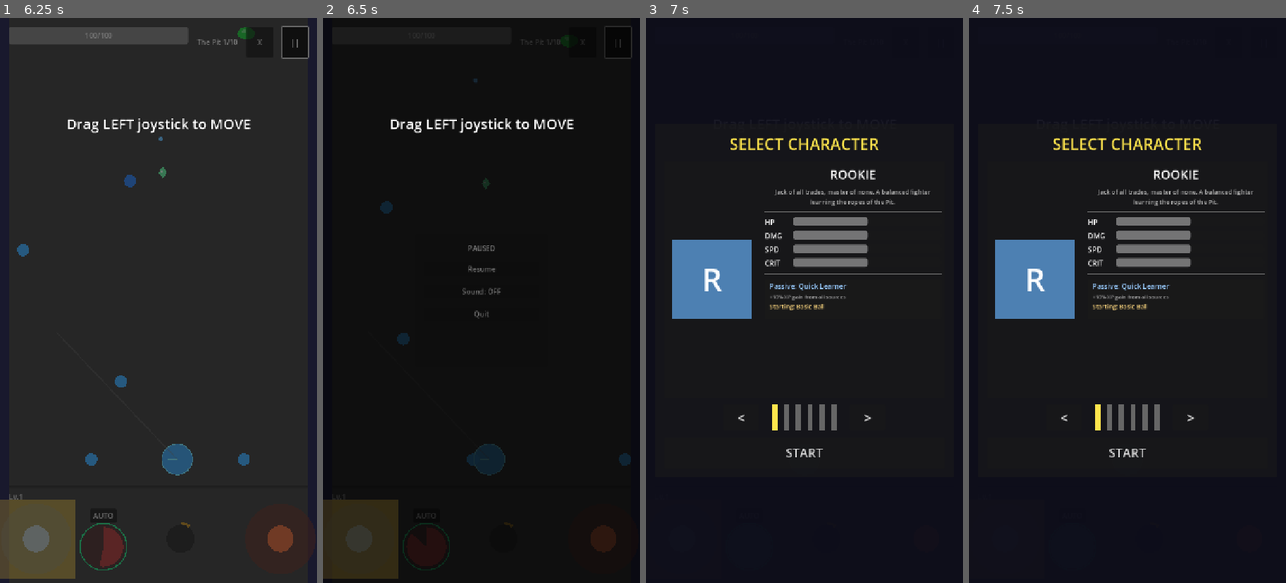
Above: before the commit, frames 1-4 (left to right).
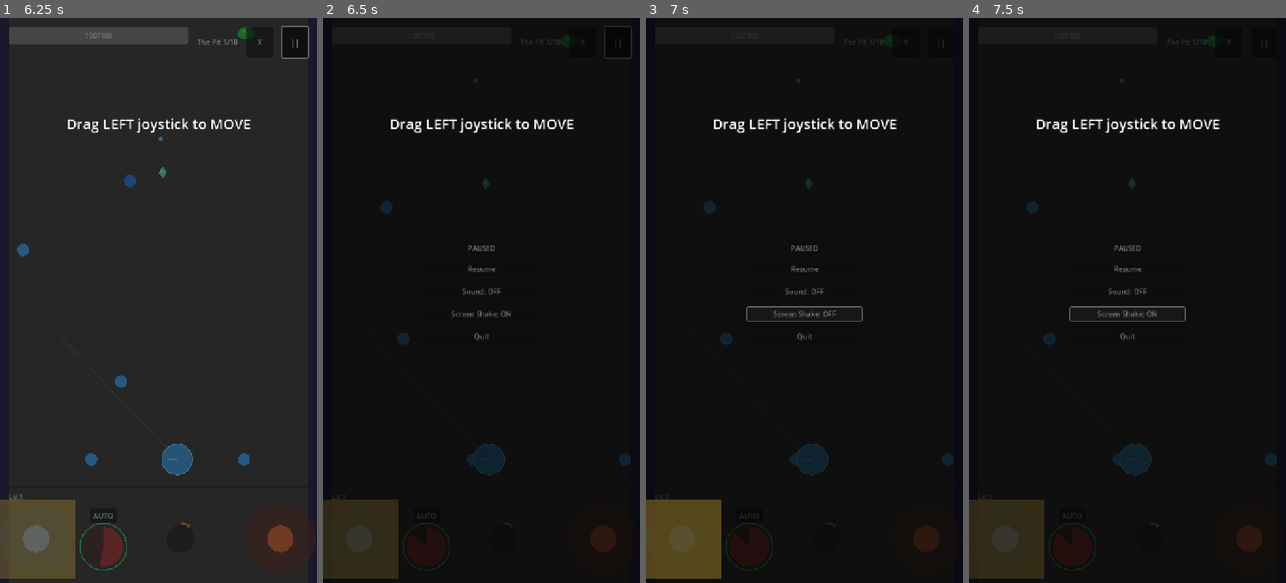
Above: after the commit, the same moments.

Repository: Randroids-Dojo/GoPit
Game: Godot game, scene res://scenes/game.tscn
The game is run twice, just before and just after one commit, with the same random seed, the same clock (stepped at 60 frames per second) and the same inputs.
Inputs (mouse positions are in pixels of both pictures, inside the frame that each line leads up to):
- Up to frame 1 (6.25 s): click "START" at 0.5 s; click "START" at 1.25 s; click ")))" at 2 s; drag from (34, 537) to (158, 458) at 2.77 s; drag from (104, 549) to (158, 458) at 3.52 s; move the mouse to (180, 537) at 4.27 s; hold D (move_right) 4.28-5 s; tap Right (aim_right) at 4.35 s; click (180, 537) at 4.42 s; drag from (278, 537) to (206, 458) at 5.02 s; move the mouse to (253, 385) at 5.77 s; hold A (move_left) from 5.78 s (still down); hold Space (fire) from 5.78 s (still down)
- Up to frame 2 (6.5 s): keep holding A (move_left); keep holding Space (fire); tap Escape (ui_cancel) at 6.4 s
- Up to frame 3 (7 s): release A (move_left) at 6.5 s; release Space (fire) at 6.5 s; click (804, 311) at 6.5 s, where only the run after the commit has a clickable "Screen Shake: ON"
- Up to frame 4 (7.5 s): click (1127, 311) at 7.25 s, where only the run after the commit has a clickable "Screen Shake: OFF"

Frame 1 is identical in both runs. In frame 2, 0.1% of the frame differs, in the area x 40-60%, y 51-58%; in frame 3, 12%, in the area x 0-98%, y 2-100%; in frame 4, 12%.

Commit message:
Add screen shake toggle in pause menu
Adds accessibility option to enable/disable screen shake.

Changes:
- Add screen_shake_enabled toggle to CameraShake autoload
- Add toggle_screen_shake() and set_screen_shake() methods
- Add screen_shake_changed signal for UI updates
- Add ScreenShakeButton to pause menu
- Update pause_overlay.gd to handle new button

Closes GoPit-671

Diff:
--- a/scenes/game.tscn
+++ b/scenes/game.tscn
@@ -640,6 +640,10 @@
 layout_mode = 2
 text = "Sound: ON"
 
+[node name="ScreenShakeButton" type="Button" parent="UI/PauseOverlay/DimBackground/Panel/VBoxContainer"]
+layout_mode = 2
+text = "Screen Shake: ON"
+
 [node name="QuitButton" type="Button" parent="UI/PauseOverlay/DimBackground/Panel/VBoxContainer"]
 layout_mode = 2
 text = "Quit"
--- a/scripts/effects/camera_shake.gd
+++ b/scripts/effects/camera_shake.gd
@@ -1,9 +1,12 @@
 extends Node
 ## CameraShake autoload - provides global screen shake functionality
+
+signal screen_shake_changed(enabled: bool)
 
 var _camera: Camera2D
 var shake_intensity: float = 0.0
 var shake_decay: float = 5.0
+var screen_shake_enabled: bool = true
 
 
 func _ready() -> void:
@@ -38,5 +41,27 @@
 
 
 func shake(intensity: float = 10.0, decay: float = 5.0) -> void:
+	if not screen_shake_enabled:
+		return
 	shake_intensity = maxf(shake_intensity, intensity)
 	shake_decay = decay
+
+
+func toggle_screen_shake() -> void:
+	screen_shake_enabled = not screen_shake_enabled
+	screen_shake_changed.emit(screen_shake_enabled)
+	# Reset any active shake when disabling
+	if not screen_shake_enabled:
+		shake_intensity = 0.0
+		if _camera:
+			_camera.offset = Vector2.ZERO
+
+
+func set_screen_shake(enabled: bool) -> void:
+	if screen_shake_enabled != enabled:
+		screen_shake_enabled = enabled
+		screen_shake_changed.emit(screen_shake_enabled)
+		if not screen_shake_enabled:
+			shake_intensity = 0.0
+			if _camera:
+				_camera.offset = Vector2.ZERO
--- a/scripts/ui/pause_overlay.gd
+++ b/scripts/ui/pause_overlay.gd
@@ -1,10 +1,11 @@
 extends CanvasLayer
-## Pause menu overlay with mute toggle
+## Pause menu overlay with mute and screen shake toggles
 
 signal resumed
 signal quit_requested
 
 @onready var mute_button: Button = $DimBackground/Panel/VBoxContainer/MuteButton
+@onready var screen_shake_button: Button = $DimBackground/Panel/VBoxContainer/ScreenShakeButton
 @onready var resume_button: Button = $DimBackground/Panel/VBoxContainer/ResumeButton
 @onready var quit_button: Button = $DimBackground/Panel/VBoxContainer/QuitButton
 
@@ -21,9 +22,13 @@
 	if mute_button:
 		mute_button.pressed.connect(_on_mute_pressed)
 		_update_mute_button()
+	if screen_shake_button:
+		screen_shake_button.pressed.connect(_on_screen_shake_pressed)
+		_update_screen_shake_button()
 
-	# Listen for mute state changes
+	# Listen for state changes
 	SoundManager.mute_changed.connect(_on_mute_changed)
+	CameraShake.screen_shake_changed.connect(_on_screen_shake_changed)
 
 
 func _unhandled_input(event: InputEvent) -> void:
@@ -47,6 +52,7 @@
 	visible = true
 	GameManager.pause_game()
 	_update_mute_button()
+	_update_screen_shake_button()
 
 
 func _resume() -> void:
@@ -80,3 +86,19 @@
 			mute_button.text = "Sound: OFF"
 		else:
 			mute_button.text = "Sound: ON"
+
+
+func _on_screen_shake_pressed() -> void:
+	CameraShake.toggle_screen_shake()
+
+
+func _on_screen_shake_changed(_enabled: bool) -> void:
+	_update_screen_shake_button()
+
+
+func _update_screen_shake_button() -> void:
+	if screen_shake_button:
+		if CameraShake.screen_shake_enabled:
+			screen_shake_button.text = "Screen Shake: ON"
+		else:
+			screen_shake_button.text = "Screen Shake: OFF"
